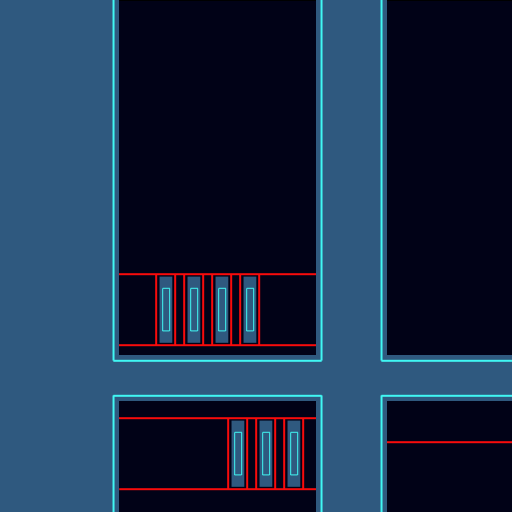
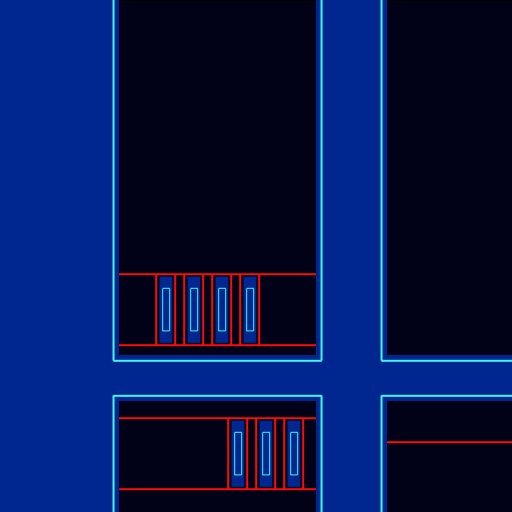
Two versions of the same layered image (512 × 512). Layer-by-layer changes:
painted on "Shape 8 copy 8" over (x1=259, y1=420, x2=273, y2=487)
painted on "Shape 8 copy 7" over (x1=231, y1=420, x2=245, y2=487)
painted on "Shape 8 copy 6" over (x1=287, y1=420, x2=301, y2=487)
painted on "Shape 8 copy 5" over (x1=187, y1=276, x2=201, y2=343)
painted on "Shape 8 copy 4" over (x1=159, y1=276, x2=173, y2=343)
painted on "Shape 8 copy 3" over (x1=243, y1=276, x2=257, y2=343)
painted on "Shape 8 copy 2" over (x1=215, y1=276, x2=229, y2=343)
painted on "Shape 3" over (x1=0, y1=355, x2=512, y2=401)
painted on "Shape 2" over (x1=316, y1=0, x2=387, y2=512)
painted on "Shape 1" over (x1=0, y1=0, x2=119, y2=512)
